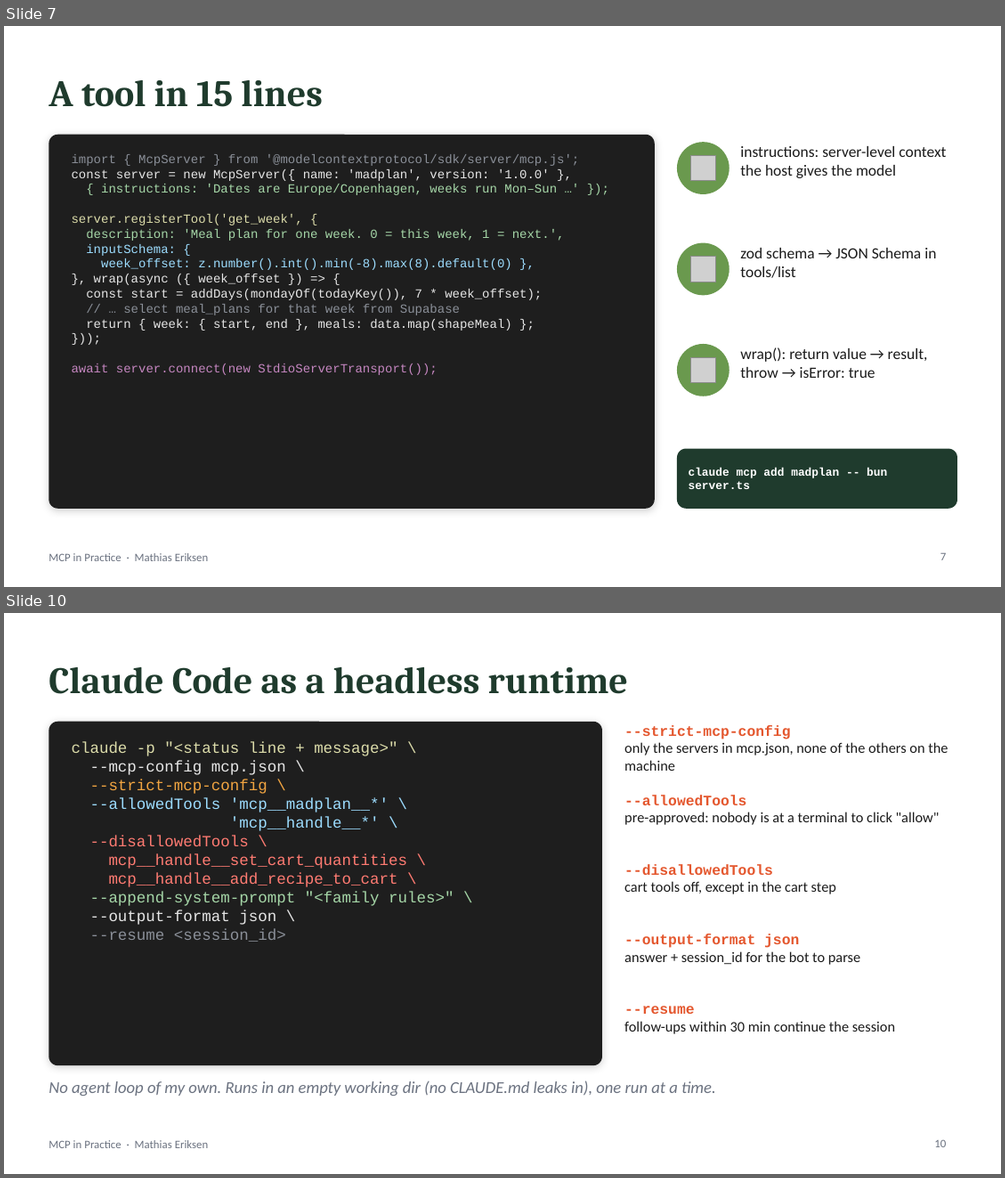
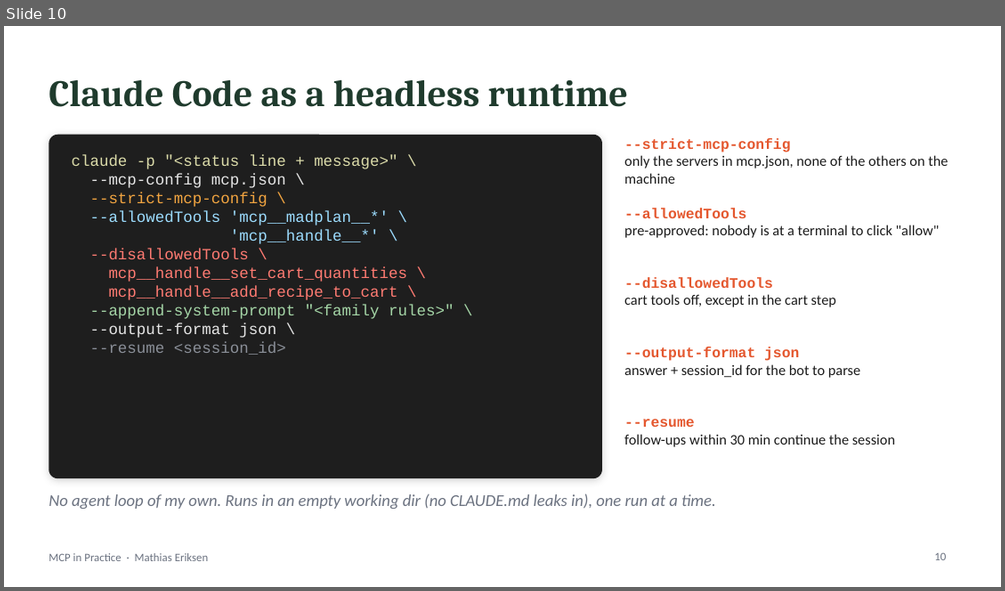
Before and after one commit to MSvante/public-speaking, a slide deck: madplan-agent/slides/mcp-in-practice.pptx. Shown one above the other, each under a label of ours: slides 7 and 10 before the commit, slide 10 after it; the slides between them are not shown. The pictures are 1005x1178 and 1005x591 pixels, drawn with LibreOffice and Linux fonts; fonts in the diff are those of the drawing; grey boxes stand for pictures. Boxes give left, top, right and bottom in pixels: in the first picture for what was removed or moved away, otherwise in the second. Text is boxed around its words. In the diff, an @@ line names an element or a change of style, - is before the commit and + after.

```diff
--- a/madplan-agent/slides/mcp-in-practice.pptx
+++ b/madplan-agent/slides/mcp-in-practice.pptx
@@ slide 7 removed at <box>4,26,1001,587</box>, background #FFFFFF; not listed: 1 template element that a slide beside it also shows @@
@@ title removed at <box>48,80,323,107</box> @@
-A tool in 15 lines
@@ rounded rectangle removed at <box>48,135,655,508</box> @@
@@ text removed at <box>72,154,580,375</box> @@
-import { McpServer } from '@modelcontextprotocol/sdk/server/mcp.js';
-const server = new McpServer({ name: 'madplan', version: '1.0.0' },
-{ instructions: 'Dates are Europe/Copenhagen, weeks run Mon–Sun …' });
-server.registerTool('get_week', {
-description: 'Meal plan for one week. 0 = this week, 1 = next.',
-inputSchema: {
-week_offset: z.number().int().min(-8).max(8).default(0) },
-}, wrap(async ({ week_offset }) => {
-const start = addDays(mondayOf(todayKey()), 7 * week_offset);
-// … select meal_plans for that week from Supabase
-return { week: { start, end }, meals: data.map(shapeMeal) };
-}));
-await server.connect(new StdioServerTransport());
@@ ellipse removed at <box>677,142,729,194</box> @@
@@ picture removed at <box>690,155,716,181</box> @@
@@ text removed at <box>740,146,946,178</box> @@
-instructions: server-level context the host gives the model
@@ ellipse removed at <box>677,243,729,295</box> @@
@@ picture removed at <box>690,257,716,281</box> @@
@@ text removed at <box>740,248,936,278</box> @@
-zod schema → JSON Schema in tools/list
@@ ellipse removed at <box>677,344,729,396</box> @@
@@ picture removed at <box>690,357,716,383</box> @@
@@ text removed at <box>740,347,928,378</box> @@
-wrap(): return value → result, throw → isError: true
@@ rounded rectangle removed at <box>677,449,957,508</box> @@
@@ text removed at <box>688,467,887,489</box> @@
-claude mcp add madplan -- bun server.ts
@@ page number removed at <box>940,553,946,560</box> @@
-7
```
Also in this commit, not shown: 3 slides changed, 4 slides added, 3 other slides removed, 2 other files.
